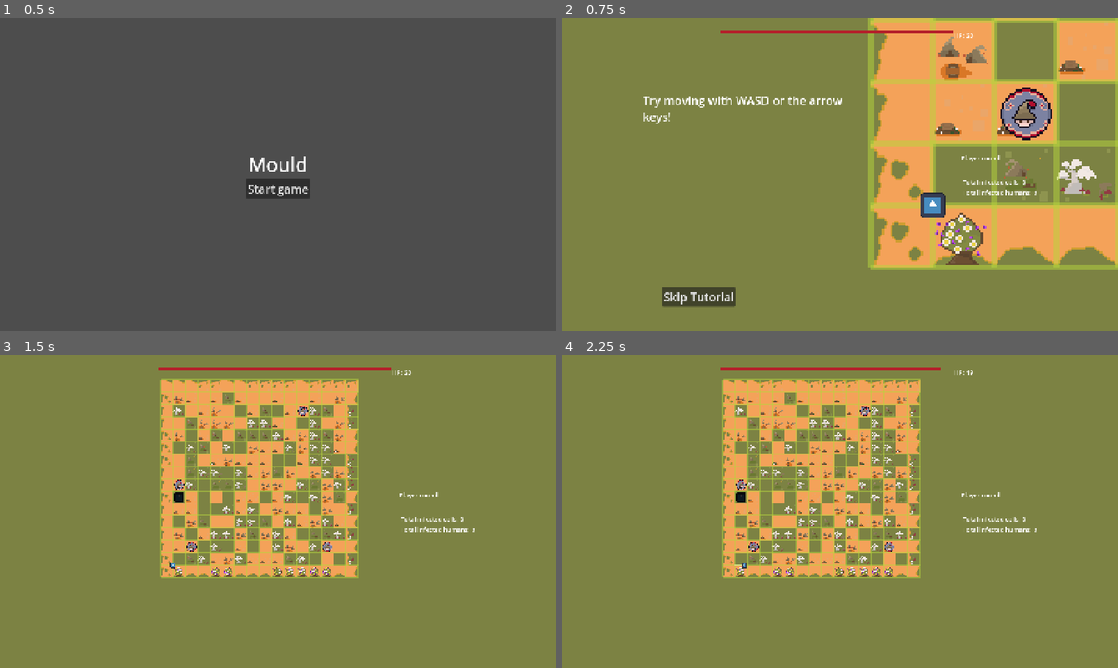
Above: before the commit, frames 1-4 (two rows, left to right).
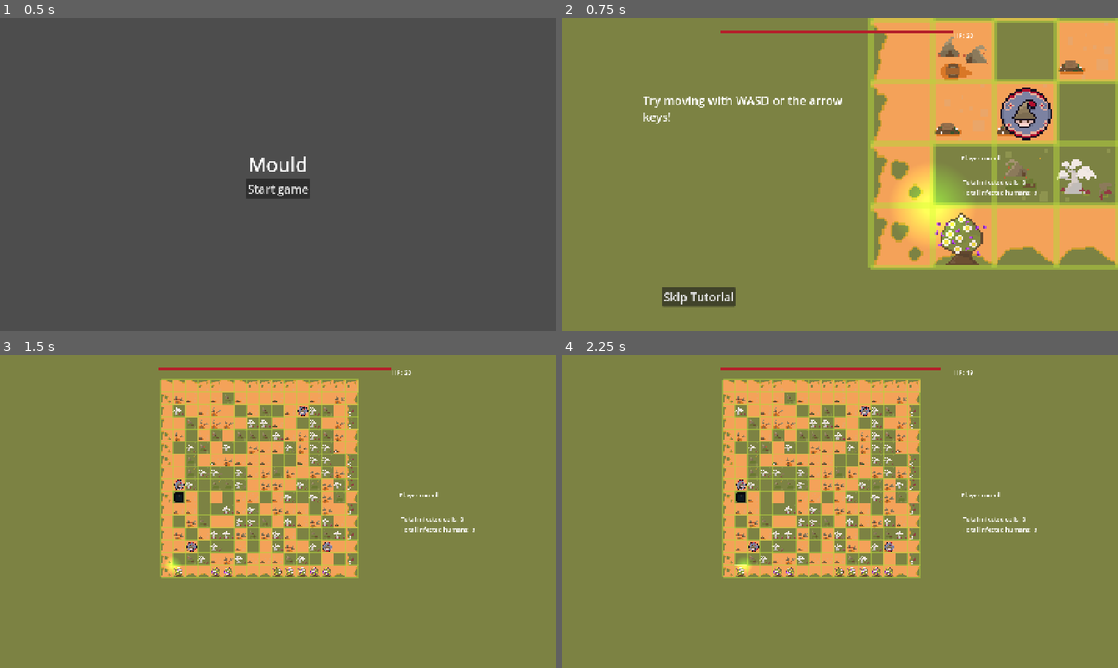
Above: after the commit, the same moments.

Repository: Sooshimi/mould
Game: Godot game, scene res://scenes/main.tscn
The game is run twice, just before and just after one commit, with the same random seed, the same clock (stepped at 60 frames per second) and the same inputs. The engine's default icon, where the game draws it, is replaced by a stand-in: a white triangle on a blue panel in a dark square. Sound files missing from this copy of the repository are replaced by a short silence.
Inputs:
- Up to frame 1 (0.5 s): no input
- Up to frame 2 (0.75 s): click "Start game" at 0.5 s
- Up to frame 3 (1.5 s): click "Skip Tutorial" at 1.25 s
- Up to frame 4 (2.25 s): tap Enter at 2 s; hold D (right) from 2.03 s (still down)

Frame 1 is identical in both runs. In frame 2, 2.1% of the frame differs, in the area x 60-74%, y 48-72%; in frame 3, less than 0.1%; in frame 4, less than 0.1%.

Commit message:
update slime sprite

Diff:
--- a/scenes/characters/slime.tscn
+++ b/scenes/characters/slime.tscn
@@ -1,7 +1,7 @@
 [gd_scene load_steps=4 format=3 uid="uid://h3smwm553ckt"]
 
-[ext_resource type="Texture2D" uid="uid://bq4ps6bph0kv0" path="res://icon.svg" id="1_371uh"]
 [ext_resource type="Script" uid="uid://2fm8q0ye55e6" path="res://scripts/characters/slime.gd" id="1_p2gj0"]
+[ext_resource type="Texture2D" uid="uid://dfmdsfgykvj4p" path="res://assets/2d_lights_and_shadows_neutral_point_light.png" id="3_boxg1"]
 
 [sub_resource type="RectangleShape2D" id="RectangleShape2D_371uh"]
 size = Vector2(18, 18)
@@ -10,9 +10,10 @@
 collision_layer = 2
 script = ExtResource("1_p2gj0")
 
-[node name="Sprite2D" type="Sprite2D" parent="."]
-scale = Vector2(0.1, 0.1)
-texture = ExtResource("1_371uh")
+[node name="PointLight2D" type="PointLight2D" parent="."]
+color = Color(0.24811834, 0.73141116, 9.62615e-07, 1)
+texture = ExtResource("3_boxg1")
+texture_scale = 0.18
 
 [node name="CollisionShape2D" type="CollisionShape2D" parent="."]
 shape = SubResource("RectangleShape2D_371uh")
--- a/scripts/characters/slime.gd
+++ b/scripts/characters/slime.gd
@@ -1,7 +1,6 @@
 extends CharacterBody2D
 class_name Slime
 
-@onready var sprite := $Sprite2D
 @onready var up := $Up
 @onready var down := $Down
 @onready var left := $Left
Binary file added: assets/2d_lights_and_shadows_neutral_point_light.png
Not shown, added: assets/2d_lights_and_shadows_neutral_point_light.png.import
